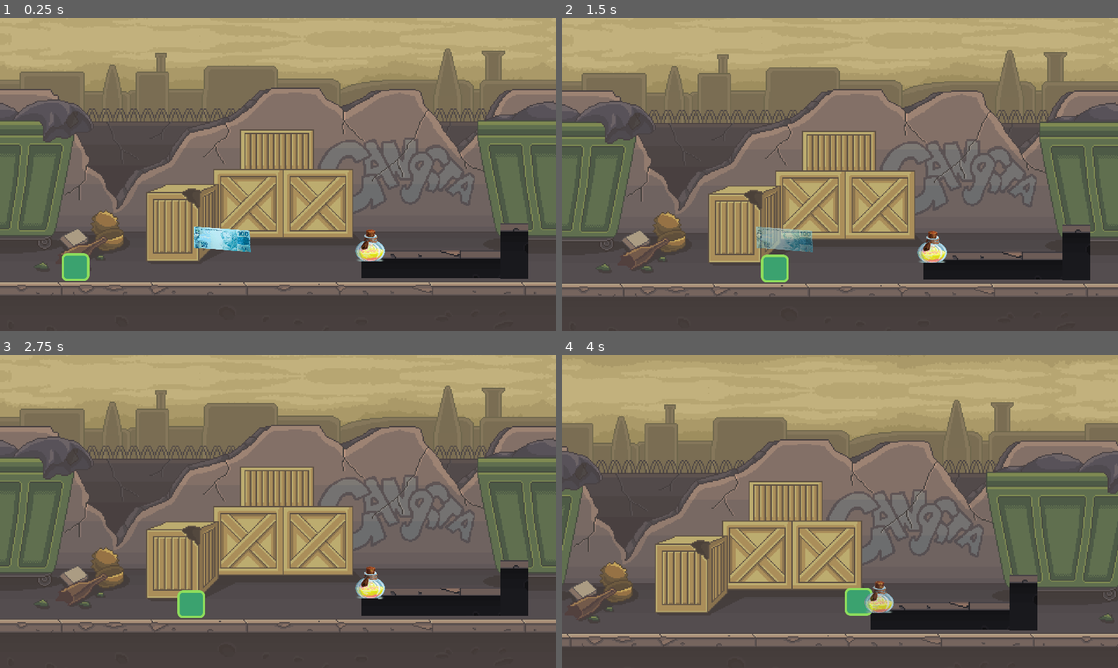
Above: before the commit, frames 1-4 (two rows, left to right).
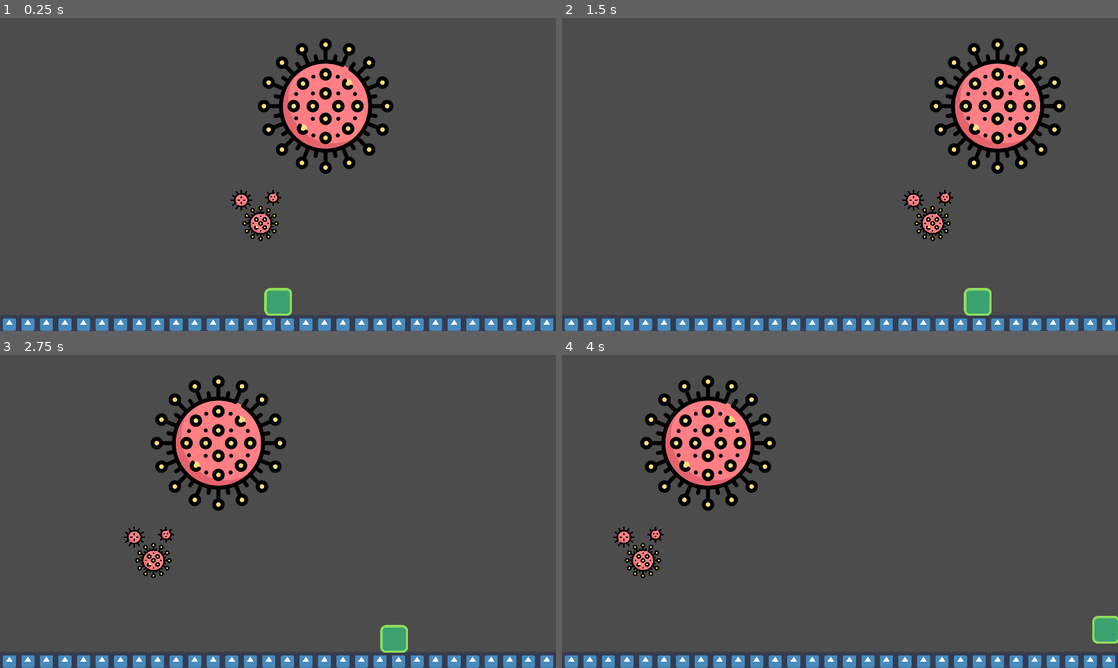
Above: after the commit, the same moments.

Repository: GodotIFBA/CoronaVirus
Game: Godot game, scene res://src/levels/Level5.tscn
Same seed, same stepped clock (60 frames per second), same inputs: the game is played once before the commit and once after it. Before the commit the project starts from res://src/levels/Level1.tscn. The engine's default icon, where the game draws it, is replaced by a stand-in: a white triangle on a blue panel in a dark square.
Inputs:
- Up to frame 1 (0.25 s): no input
- Up to frame 2 (1.5 s): hold D (move_right) from 0.53 s (still down); tap W (move_up) at 0.77 s
- Up to frame 3 (2.75 s): tap W (move_up) at 1.52 s; release D (move_right) at 2.03 s; hold A (move_left) from 2.03 s (still down)
- Up to frame 4 (4 s): release A (move_left) at 2.78 s; hold D (move_right) from 2.78 s (still down); tap W (move_up) at 3.02, 3.77 s

The runs differ from the first frame. In frame 1, 68% of the frame differs, in the area x 0-100%, y 0-100%; in frame 2, 69%; in frame 3, 69%; in frame 4, 73%.

Commit message:
corona_boss

Diff:
--- a/project.godot
+++ b/project.godot
@@ -21,7 +21,7 @@
 [application]
 
 config/name="CoronaVirus"
-run/main_scene="res://src/levels/Level1.tscn"
+run/main_scene="res://src/levels/Level5.tscn"
 config/icon="res://icon.png"
 
 [display]
--- /dev/null
+++ b/src/levels/Coronaboss.gd
@@ -0,0 +1,23 @@
+extends StaticBody2D
+
+var flip = true
+var posicao_inicial
+var posicao_final_direita
+var posicao_final_esquerda
+var velocidade = 10
+
+func _ready():
+	posicao_inicial = $".".position.x
+	posicao_final_direita = posicao_inicial + 720
+	posicao_final_esquerda = posicao_inicial - 720
+
+func _process(delta):
+	if(posicao_inicial <= posicao_final_direita and flip):
+		$"." . position.x += velocidade;
+		if($".".position.x >= posicao_final_direita):
+			flip = false
+
+	if($".".position.x >= posicao_final_esquerda and !flip):
+		$".".position.x -= velocidade
+		if($".".position.x <= posicao_final_esquerda):
+			flip = true
--- a/src/levels/Level5.tscn
+++ b/src/levels/Level5.tscn
@@ -1,9 +1,17 @@
-[gd_scene load_steps=7 format=2]
+[gd_scene load_steps=19 format=2]
 
 [ext_resource path="res://src/scenario/scene01.tscn" type="PackedScene" id=1]
-[ext_resource path="res://src/actors/Player.tscn" type="PackedScene" id=2]
+[ext_resource path="res://src/actors/Player.gd" type="Script" id=2]
 [ext_resource path="res://icon.png" type="Texture" id=3]
 [ext_resource path="res://src/scenario/invisible_wall.tscn" type="PackedScene" id=4]
+[ext_resource path="res://assets/corona/ataque.png" type="Texture" id=5]
+[ext_resource path="res://assets/corona/01.png" type="Texture" id=6]
+[ext_resource path="res://assets/corona/02.png" type="Texture" id=7]
+[ext_resource path="res://assets/corona/03.png" type="Texture" id=8]
+[ext_resource path="res://assets/corona/04.png" type="Texture" id=9]
+[ext_resource path="res://assets/corona/05.png" type="Texture" id=10]
+[ext_resource path="res://src/levels/Coronaboss.gd" type="Script" id=11]
+[ext_resource path="res://assets/square.png" type="Texture" id=12]
 
 [sub_resource type="ConvexPolygonShape2D" id=1]
 points = PoolVector2Array( 0, 0, 64, 0, 64, 64, 0, 64 )
@@ -31,6 +39,23 @@
 } ]
 0/z_index = 0
 
+[sub_resource type="RectangleShape2D" id=6]
+extents = Vector2( 40.6826, 44.0707 )
+
+[sub_resource type="SpriteFrames" id=3]
+animations = [ {
+"frames": [ ExtResource( 6 ), ExtResource( 7 ), ExtResource( 8 ), ExtResource( 9 ), ExtResource( 10 ) ],
+"loop": true,
+"name": "corona",
+"speed": 4.0
+} ]
+
+[sub_resource type="CircleShape2D" id=4]
+radius = 239.854
+
+[sub_resource type="CircleShape2D" id=5]
+radius = 295.167
+
 [node name="Level5" type="Node2D"]
 
 [node name="TileMap" parent="." instance=ExtResource( 1 )]
@@ -46,8 +71,53 @@
 layer = -99
 follow_viewport_enable = true
 
-[node name="Player" parent="." instance=ExtResource( 2 )]
-position = Vector2( -797.17, 988.894 )
+[node name="Player" type="KinematicBody2D" parent="."]
+position = Vector2( -0.2948, 992.069 )
+script = ExtResource( 2 )
+__meta__ = {
+"_edit_group_": true,
+"_edit_horizontal_guides_": [ -970.589 ],
+"_edit_vertical_guides_": [ -2902.61 ]
+}
+
+[node name="player" type="Sprite" parent="Player"]
+position = Vector2( 961.47, -59.0956 )
+texture = ExtResource( 12 )
+
+[node name="CollisionShape2D" type="CollisionShape2D" parent="Player"]
+position = Vector2( 961.585, -59.2595 )
+shape = SubResource( 6 )
+
+[node name="Camera2D" type="Camera2D" parent="Player"]
+position = Vector2( 960.636, -426.35 )
+smoothing_enabled = true
 
 [node name="invisible_wall" parent="." instance=ExtResource( 4 )]
-tile_data = PoolIntArray( -786252, 0, 0, -720716, 0, 0, -655180, 0, 0, -589644, 0, 0, -524108, 0, 0, -458572, 0, 0, -393036, 0, 0, -327500, 0, 0, -261964, 0, 0, -196428, 0, 0, -130892, 0, 0, -65356, 0, 0, 65535, 0, 0, 20, 0, 0, 180, 0, 0, 131071, 0, 0, 65556, 0, 0, 65716, 0, 0, 196607, 0, 0, 131092, 0, 0, 131252, 0, 0, 262143, 0, 0, 196628, 0, 0, 196788, 0, 0, 327679, 0, 0, 262144, 0, 0, 262145, 0, 0, 262146, 0, 0, 262147, 0, 0, 262148, 0, 0, 262149, 0, 0, 262150, 0, 0, 262151, 0, 0, 262152, 0, 0, 262153, 0, 0, 262154, 0, 0, 262155, 0, 0, 262156, 0, 0, 262157, 0, 0, 262158, 0, 0, 262159, 0, 0, 262160, 0, 0, 262161, 0, 0, 262162, 0, 0, 262163, 0, 0, 262164, 0, 0, 262324, 0, 0, 393215, 0, 0, 327700, 0, 0, 327860, 0, 0, 458751, 0, 0, 393236, 0, 0, 393396, 0, 0, 524287, 0, 0, 458772, 0, 0, 458932, 0, 0, 589823, 0, 0, 524308, 0, 0, 524468, 0, 0, 655359, 0, 0, 589844, 0, 0, 590004, 0, 0, 720895, 0, 0, 655380, 0, 0, 655540, 0, 0 )
+visible = false
+tile_data = PoolIntArray( -786252, 0, 0, -720716, 0, 0, -655180, 0, 0, -589644, 0, 0, -524108, 0, 0, -458572, 0, 0, -393036, 0, 0, -327500, 0, 0, -261964, 0, 0, -196428, 0, 0, -130892, 0, 0, -65356, 0, 0, 65535, 0, 0, 20, 0, 0, 180, 0, 0, 131071, 0, 0, 65556, 0, 0, 65716, 0, 0, 196607, 0, 0, 131092, 0, 0, 131252, 0, 0, 262143, 0, 0, 196628, 0, 0, 196788, 0, 0, 327679, 0, 0, 262164, 0, 0, 262324, 0, 0, 393215, 0, 0, 327700, 0, 0, 327860, 0, 0, 458751, 0, 0, 393236, 0, 0, 393396, 0, 0, 524287, 0, 0, 458772, 0, 0, 458932, 0, 0, 589823, 0, 0, 524308, 0, 0, 524468, 0, 0, 655359, 0, 0, 589844, 0, 0, 590004, 0, 0, 720895, 0, 0, 655380, 0, 0, 655540, 0, 0 )
+
+[node name="Coronaboss" type="StaticBody2D" parent="."]
+collision_layer = 2
+collision_mask = 9
+script = ExtResource( 11 )
+
+[node name="AnimatedSprite" type="AnimatedSprite" parent="Coronaboss"]
+position = Vector2( 974.248, 333.25 )
+scale = Vector2( 1.22004, 1.21597 )
+frames = SubResource( 3 )
+animation = "corona"
+frame = 3
+playing = true
+
+[node name="CollisionShape2D" type="CollisionShape2D" parent="Coronaboss"]
+position = Vector2( 964.023, 335.437 )
+shape = SubResource( 4 )
+
+[node name="ataque" type="Sprite" parent="Coronaboss"]
+position = Vector2( 733.951, 681.248 )
+scale = Vector2( 0.358528, 0.346113 )
+texture = ExtResource( 5 )
+
+[node name="CollisionShape2D" type="CollisionShape2D" parent="Coronaboss/ataque"]
+position = Vector2( 12.5375, -25.9738 )
+shape = SubResource( 5 )
Binary file added: assets/corona/01.png
Not shown, added: assets/corona/01.png.import
Binary file added: assets/corona/02.png
Not shown, added: assets/corona/02.png.import
Binary file added: assets/corona/03.png
Not shown, added: assets/corona/03.png.import
Binary file added: assets/corona/04.png
Not shown, added: assets/corona/04.png.import
Binary file added: assets/corona/05.png
Not shown, added: assets/corona/05.png.import
Not shown, added: assets/corona/2750762.png.import
Not shown, added: assets/corona/2750826.png.import
(and 2 more such lines)
